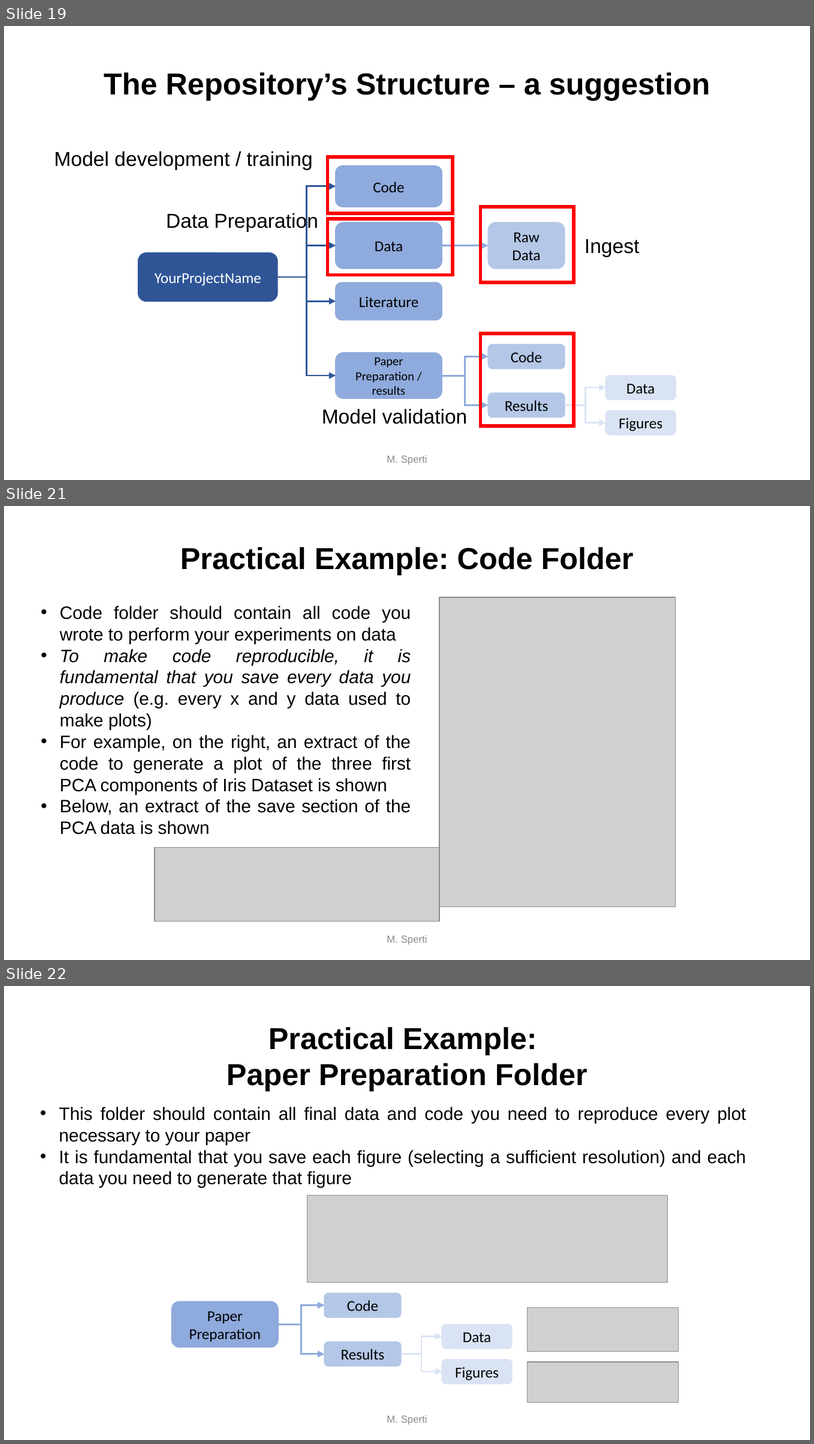
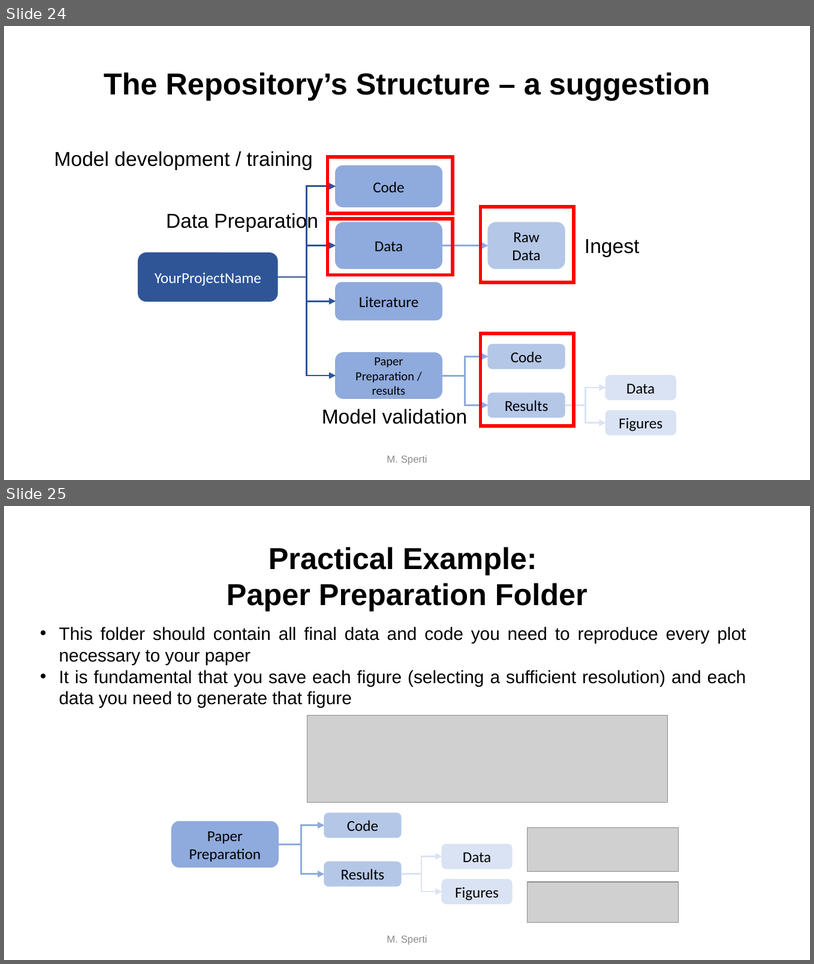
Before and after one commit to toelt-llc/MACHINE-LEARNING-SCHOOL-INAF, a slide deck: DAY1/04 - Introduction to python and scikit-learn/Introduction Python and Scikit-learn.pptx. Shown one above the other, each under a label of ours: slides 19, 21 and 22 before the commit, slides 24 and 25 after it; the slides between them are not shown. The pictures are 814x1444 and 814x964 pixels, drawn with LibreOffice and Linux fonts; fonts in the diff are those of the drawing; grey boxes stand for pictures; background and template pictures are left out. Boxes give left, top, right and bottom in pixels: in the first picture for what was removed or moved away, otherwise in the second. Text is boxed around its words. In the diff, an @@ line names an element or a change of style, - is before the commit and + after.

```diff
--- a/DAY1/04 - Introduction to python and scikit-learn/Introduction Python and Scikit-learn.pptx
+++ b/DAY1/04 - Introduction to python and scikit-learn/Introduction Python and Scikit-learn.pptx
@@ slide 21 removed at <box>4,506,810,960</box>, background #FFFFFF @@
@@ text removed at <box>180,547,634,574</box> @@
-Practical Example: Code Folder
@@ text removed at <box>60,606,411,834</box> @@
-• Code folder should contain all code you wrote to perform your experiments on data
-• To make code reproducible, it is fundamental that you save every data you produce (e.g. every x and y data used to make plots)
-• For example, on the right, an extract of the code to generate a plot of the three first PCA components of Iris Dataset is shown
-• Below, an extract of the save section of the PCA data is shown
@@ picture removed at <box>440,597,676,907</box> @@
@@ picture removed at <box>155,847,440,921</box> @@
@@ text removed at <box>387,935,428,945</box> @@
-M. Sperti
@@ what was slide 19 is now slide 24 @@
@@ what was slide 22 is now slide 25 @@
```
Also in this commit, not shown: 4 slides changed, 7 slides added, 3 other slides removed, 6 other files.
